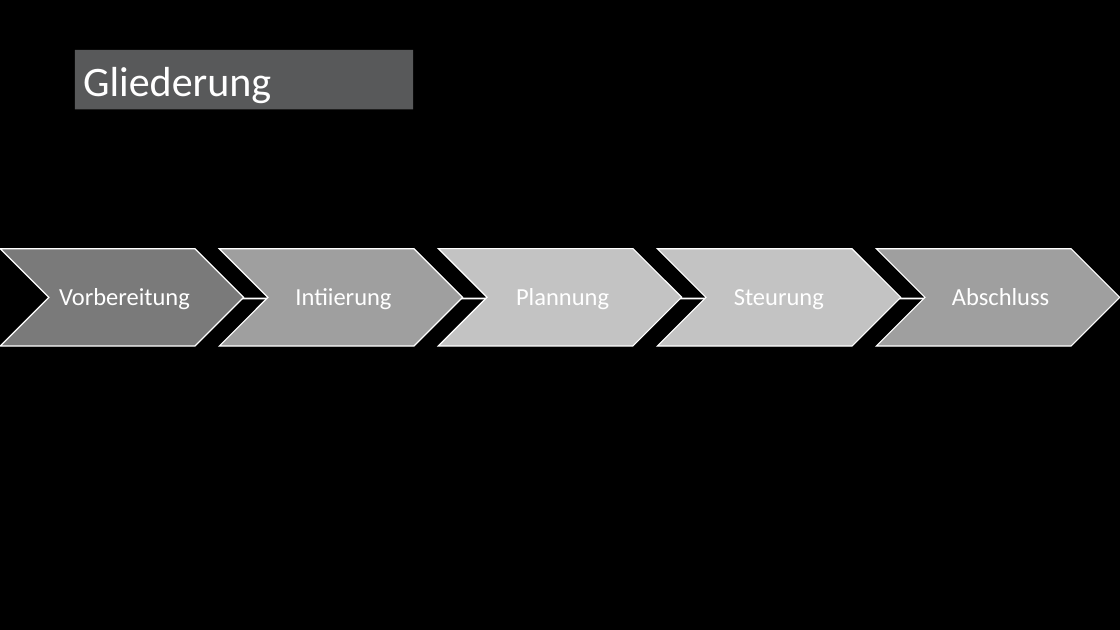
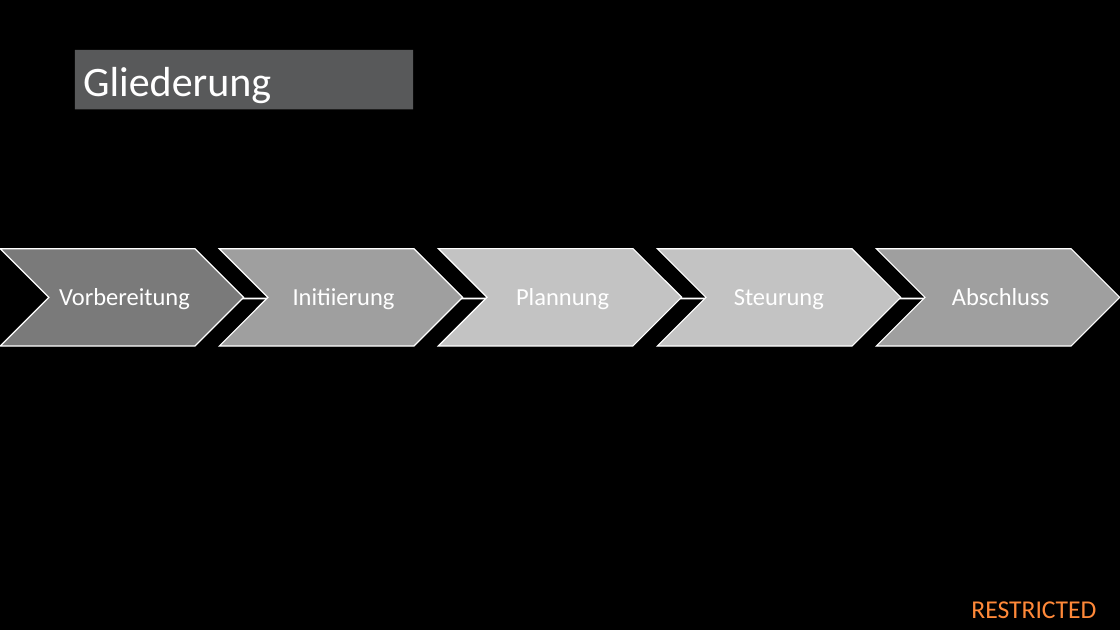
Before and after one commit to baechlja/Restaurant_API_website, a slide deck: slide 2 of documentation/WebProject09112021.pptx. Drawn at 1120x630 pixels with LibreOffice and Linux fonts; fonts in the diff are those of the drawing; background and template pictures are left out. Boxes give left, top, right and bottom in pixels: in the first picture for what was removed or moved away, otherwise in the second. Text is boxed around its words. In the diff, an @@ line names an element or a change of style, - is before the commit and + after.

```diff
--- a/documentation/WebProject09112021.pptx
+++ b/documentation/WebProject09112021.pptx
@@ text at box(293, 288, 395, 309): text changed @@
-Intiierung
+Initiierung
@@ text added at box(971, 601, 1096, 618), 22 pt, text #FF8939 @@
+RESTRICTED
```
Also in this commit, not shown: 9 other slides changed.
